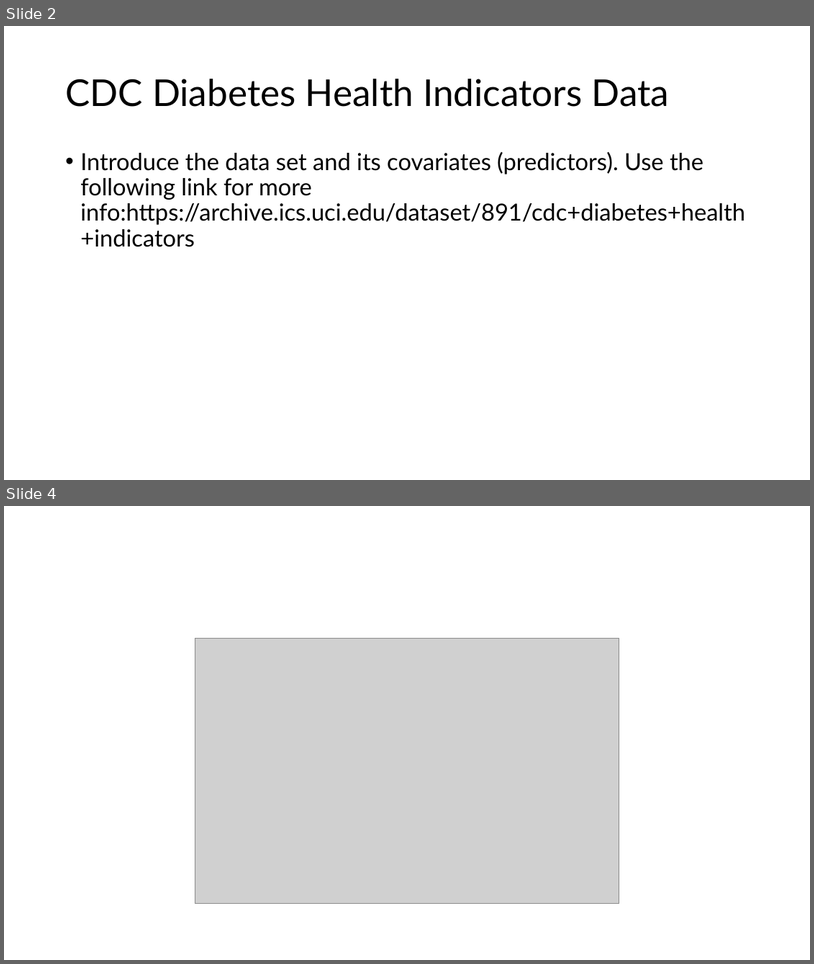
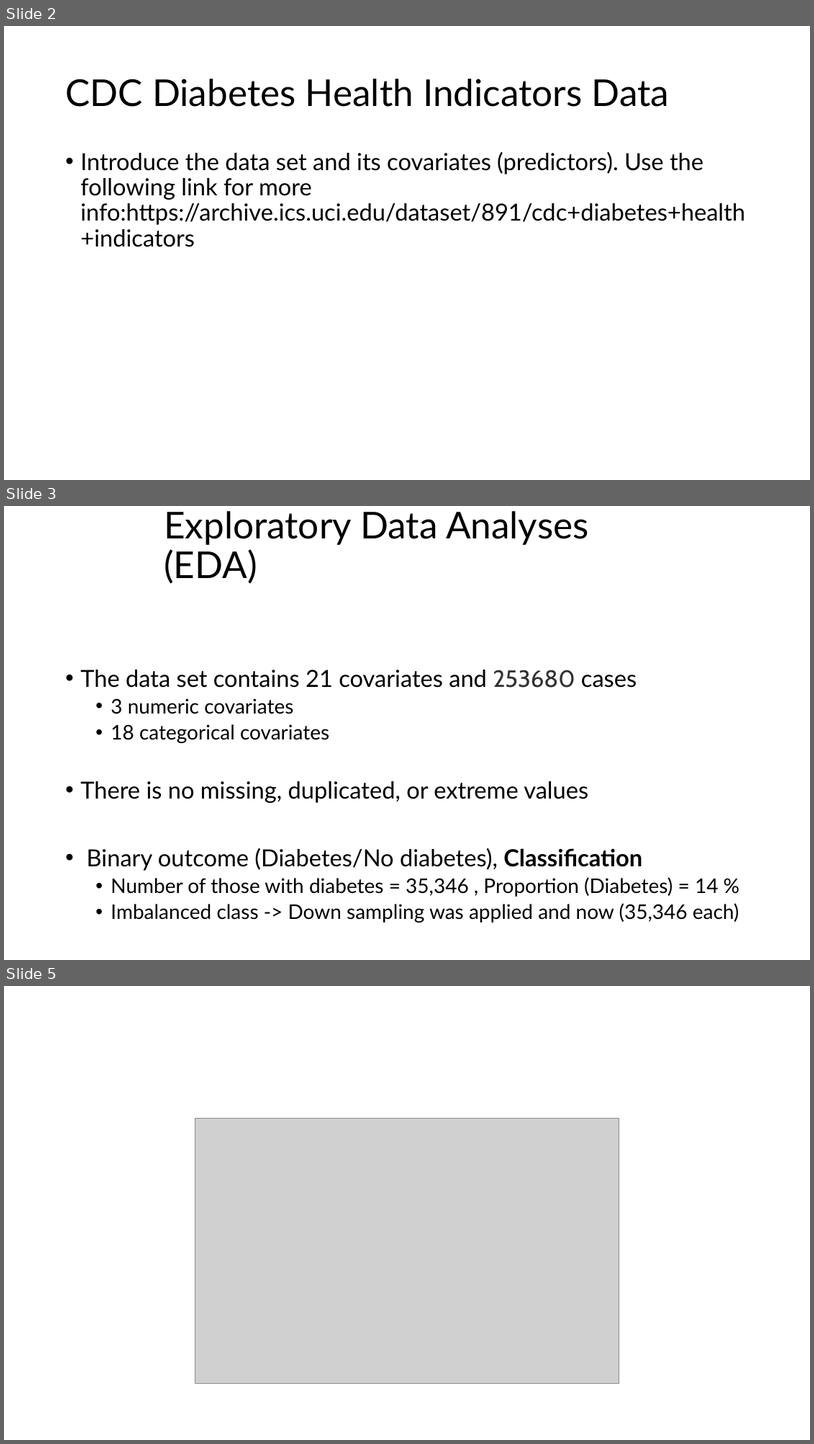
Before and after one commit to AlaaAAlghwiri/DiabetesRiskPredictor, a slide deck: cep_final_presentation.pptx. Shown one above the other, each under a label of ours: slides 2 and 4 before the commit, slides 2, 3 and 5 after it; the slides between them are not shown. The pictures are 814x964 and 814x1444 pixels, drawn with LibreOffice and Linux fonts; fonts in the diff are those of the drawing; grey boxes stand for pictures. Boxes give left, top, right and bottom in pixels: in the first picture for what was removed or moved away, otherwise in the second. Text is boxed around its words. In the diff, an @@ line names an element or a change of style, - is before the commit and + after.

```diff
--- a/cep_final_presentation.pptx
+++ b/cep_final_presentation.pptx
@@ slide 3 added at bbox=[4, 506, 810, 960], background #FFFFFF @@
@@ title added at bbox=[164, 511, 589, 584], 44 pt, text #000000 @@
+Exploratory Data Analyses (EDA)
@@ text added at bbox=[80, 669, 740, 922], 24 pt, text #000000 @@
+• The data set contains 21 covariates and 253680 cases
+  • 3 numeric covariates
+  • 18 categorical covariates
+• There is no missing, duplicated, or extreme values
+• Binary outcome (Diabetes/No diabetes), Classification
+  • Number of those with diabetes = 35,346 , Proportion (Diabetes) = 14 %
+  • Imbalanced class -> Down sampling was applied and now (35,346 each)
@@ what was slide 4 is now slide 5 @@
```
Also in this commit, not shown: 1 slide changed, 3 other files.
